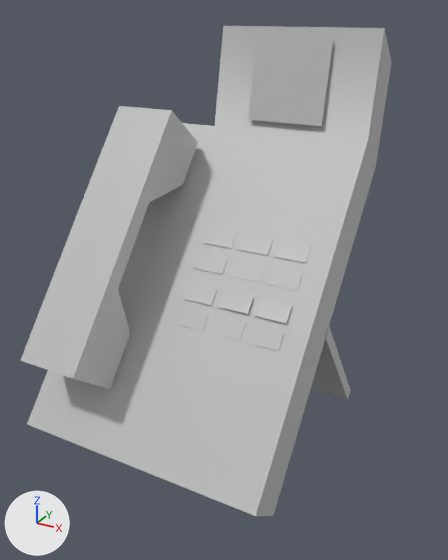
One commit to the FBX model A Few More Steps HR/Assets/Models/Home/Phone.fbx: the scene before it, then after it.
Rendered twice from a camera (50 mm lens) standing at (1.3, -1.15, 2.506) and looking at (0.918, -0.456, 2.159). Lighting does not change. The marker at lower left points along +X, +Y and +Z. Where no turn or scale is listed for an object, it has been applied to the vertices.

In view in the first picture: 'Phone'.
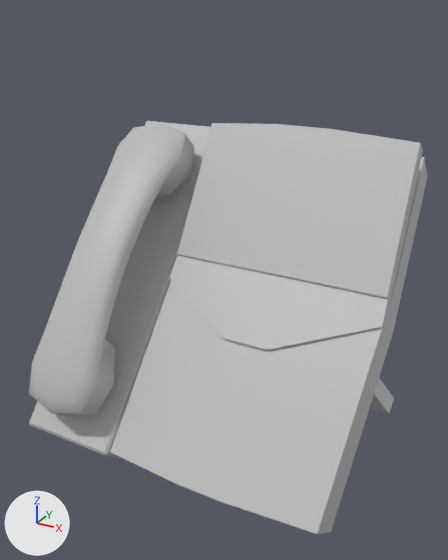
Boxes (x1, y1, x2, y2) around the edits, measured in the pictures (448 x 560 px):
'Phone', reshaped, moved (7% wider, 16% shorter)
    before: (20, 26, 392, 516)
    after: (29, 121, 428, 534)
part 1 of me_mesh, rebuilt (13% narrower, 23% shorter)
    before: (27, 26, 392, 516)
    after: (110, 157, 428, 534)
part 2 of me_mesh, added
    after: (29, 124, 194, 416)
part 3 of me_mesh, added
    after: (177, 123, 423, 300)
part 4 of me_mesh, added
    after: (29, 121, 211, 458)
part 5 of me_mesh, deleted
    before: (86, 38, 351, 399)
part 6 of me_mesh, cut back
    before: (20, 106, 198, 389)
    after: (170, 255, 394, 414)

Patch to the scene script:
```diff
--- a/A Few More Steps HR/Assets/Models/Home/Phone.fbx.py
+++ b/A Few More Steps HR/Assets/Models/Home/Phone.fbx.py
@@ me_mesh @@
 # used by ob_phone; location = (0.809, -0.54, 2.195)
-me_mesh.from_pydata(...)  # 206 vertices, 193 faces; spans x -0.118..0.252, y -0.114..0.316, z -0.289..0.287
+me_mesh.from_pydata(...)  # 289 vertices, 284 faces; spans x -0.232..0.232, y -0.188..0.216, z -0.234..0.218
+# me_mesh part 1: the loose piece of 14 vertices spanning x -0.118..0.252, y -0.097..0.316, z -0.289..0.287 is rebuilt with 91 vertices and now spans x -0.084..0.232, y -0.167..0.216, z -0.233..0.188
+# me_mesh part 2: a new loose piece of 106 vertices spanning x -0.21..-0.093, y -0.188..0.129, z -0.154..0.209, in mat_lambert1 (grey #bcbcbc)
+# me_mesh part 3: a new loose piece of 48 vertices spanning x -0.077..0.229, y 0.019..0.147, z 0.029..0.218, in mat_lambert1 (grey #bcbcbc)
+# me_mesh part 4: a new loose piece of 24 vertices spanning x -0.224..-0.079, y -0.165..0.214, z -0.231..0.198, in mat_lambert1 (grey #bcbcbc)
+# me_mesh part 5: 16 loose pieces with 164 vertices, spanning x -0.118..0.252, y -0.047..0.268, z -0.289..0.272, are deleted
+# me_mesh part 6
+# 28 vertices are removed from x -0.091..0.0, y -0.114..0.201, z -0.175..0.18
+# 26 faces are deleted
+# 20 vertices are added at x -0.232..0.231, y -0.044..0.204, z -0.234..0.04
+# 16 new faces join them
 me_mesh.materials.append(mat_lambert1)
@@ ob_phone @@
 ob_phone = bpy.data.objects.new('Phone', me_mesh)
-ob_phone.location = (0.809, -0.54, 2.195)
+ob_phone.location = (0.914, -0.469, 2.139)
```
